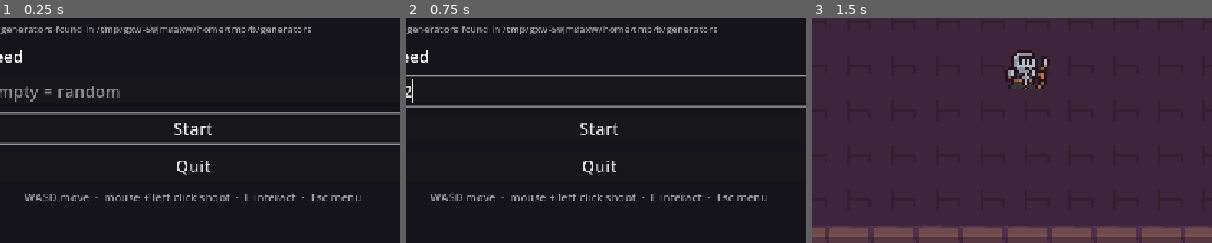
Above: before the commit, frames 1-3 (left to right).
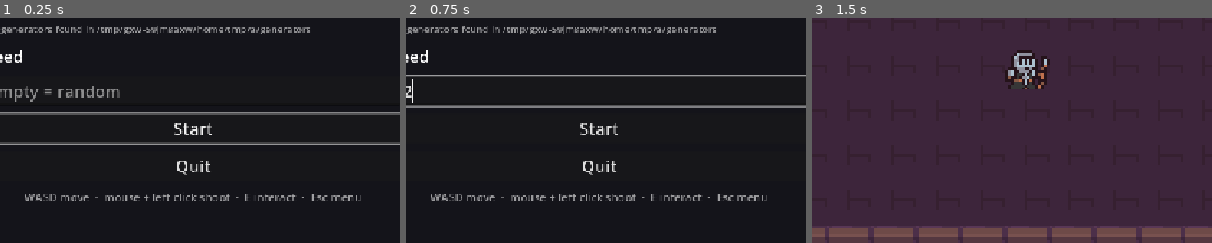
Above: after the commit, the same moments.

Repository: verdoxOP/procgen-dungeon
Game: Godot game, scene res://Scenes/menu.tscn
The game is run twice, just before and just after one commit, with the same random seed, the same clock (stepped at 60 frames per second) and the same inputs.
Inputs (mouse positions are % of the whole screen's width and height, from its top left):
- Up to frame 1 (0.25 s): no input
- Up to frame 2 (0.75 s): click (50, 60) at 0.52 s; type "12" at 0.6 s
- Up to frame 3 (1.5 s): click "Start" at 1.25 s
The pictures show only the part of the screen within x 26-76%, y 43-93%; the shares and areas given below are measured in that part.

The runs differ from the first frame. In frame 1, 0.2% of the frame differs, in the area x 62-78%, y 3-8%; in frame 2, 0.2%; in frame 3, nothing differs.

Commit message:
Add in-editor dungeon preview
Add a Godot editor scene for previewing generated dungeons by generator and seed, with room, door, and spawnable visuals. Enable tool scripts for the shared data and generator classes, and document the preview workflow.

Diff:
--- /dev/null
+++ b/GoDot-Project/dungeon-crawler/Scenes/dungeon_preview.tscn
@@ -0,0 +1,6 @@
+[gd_scene format=3]
+
+[ext_resource type="Script" path="res://Scripts/dungeon_preview.gd" id="1_preview"]
+
+[node name="DungeonPreview" type="Node2D"]
+script = ExtResource("1_preview")
--- a/GoDot-Project/dungeon-crawler/Scripts/Data/corridor.gd
+++ b/GoDot-Project/dungeon-crawler/Scripts/Data/corridor.gd
@@ -1,3 +1,4 @@
+@tool
 class_name Corridor
 extends RefCounted
 
--- a/GoDot-Project/dungeon-crawler/Scripts/Data/door.gd
+++ b/GoDot-Project/dungeon-crawler/Scripts/Data/door.gd
@@ -1,3 +1,4 @@
+@tool
 class_name Door
 extends RefCounted
 
--- a/GoDot-Project/dungeon-crawler/Scripts/Data/dungeon.gd
+++ b/GoDot-Project/dungeon-crawler/Scripts/Data/dungeon.gd
@@ -1,3 +1,4 @@
+@tool
 class_name Dungeon
 extends RefCounted
 
--- a/GoDot-Project/dungeon-crawler/Scripts/Data/room.gd
+++ b/GoDot-Project/dungeon-crawler/Scripts/Data/room.gd
@@ -1,3 +1,4 @@
+@tool
 class_name Room
 extends RefCounted
 
--- a/GoDot-Project/dungeon-crawler/Scripts/Data/spawnable.gd
+++ b/GoDot-Project/dungeon-crawler/Scripts/Data/spawnable.gd
@@ -1,3 +1,4 @@
+@tool
 class_name Spawnable
 extends RefCounted
 
--- /dev/null
+++ b/GoDot-Project/dungeon-crawler/Scripts/dungeon_preview.gd
@@ -0,0 +1,226 @@
+@tool
+class_name DungeonPreview
+extends Node2D
+
+# Shows a whole generated dungeon inside the editor: open Scenes/dungeon_preview.tscn,
+# pick a generator and a seed in the Inspector, and the map is drawn right away.
+# Uses the same generators, JSON loading and door placement as the game.
+
+const TILE_SIZE := 16
+const TILESET := preload("res://Assets/Dungeon_Tileset.png")
+const FLOOR_TILE := Vector2i(2, 2)
+const WALL_TILE := Vector2i(2, 0)
+const PICKUP_TEXTURES := {
+	"health": "res://Assets/flasks/flasks_1_1.png",
+	"buff": "res://Assets/flasks/flasks_2_1.png",
+	"ammo": "res://Assets/arrow/Just_arrow.png",
+	"key": "res://Assets/keys/keys_1_1.png",
+}
+# First frame of each enemy's idle animation (32x32 frames, same sheets as the game).
+const ENEMY_SHEETS := {
+	"skeleton": "res://Assets/Enemy_Animations_Set/enemies-skeleton1_idle.png",
+	"skeleton2": "res://Assets/Enemy_Animations_Set/enemies-skeleton2_idle.png",
+	"vampire": "res://Assets/Enemy_Animations_Set/enemies-vampire_idle.png",
+}
+const ENEMY_FRAME := 32
+# The character sits low-left in its frame; same offset as enemy.gd.
+const ENEMY_OFFSET := Vector2(2, -5)
+
+const START_COLOR := Color(0.3, 0.9, 0.4)
+const END_COLOR := Color(1.0, 0.35, 0.35)
+const BACKBONE_COLOR := Color(1.0, 0.85, 0.2, 0.75)
+const TEXT_COLOR := Color(1, 1, 1)
+const ERROR_COLOR := Color(1.0, 0.4, 0.4)
+
+## Which generator to run. Lists the programs in the game's generators/ folder
+## (build them with build-generators.ps1 / .sh) plus the built-in test file.
+@export var generator := GameSettings.TEST_GENERATOR:
+	set(value):
+		generator = value
+		_regenerate_if_ready()
+
+## The seed passed to the generator. Ignored for the test file.
+@export var seed_value := 42:
+	set(value):
+		seed_value = value
+		_regenerate_if_ready()
+
+@export_tool_button("Generate", "Reload") var generate_button := generate
+@export_tool_button("Random seed", "RandomNumberGenerator") var random_seed_button := pick_random_seed
+
+@export_group("Show")
+## Lines between the two sides of every door: the backbone of the dungeon.
+@export var show_backbone := true:
+	set(value):
+		show_backbone = value
+		queue_redraw()
+@export var show_spawnables := true:
+	set(value):
+		show_spawnables = value
+		queue_redraw()
+@export var show_labels := true:
+	set(value):
+		show_labels = value
+		queue_redraw()
+
+var _dungeon: Dungeon
+var _error := ""
+var _info := ""
+var _textures := {}
+
+
+func _ready() -> void:
+	generate()
+
+
+# Turns the "generator" text field into a dropdown with the generators that exist right now.
+func _validate_property(property: Dictionary) -> void:
+	if property.name == "generator":
+		var names := PackedStringArray([GameSettings.TEST_GENERATOR])
+		names.append_array(GeneratorRunner.available())
+		property.hint = PROPERTY_HINT_ENUM
+		property.hint_string = ",".join(names)
+
+
+func pick_random_seed() -> void:
+	seed_value = GameSettings.random_seed()
+
+
+# Runs the generator and loads its dungeon, the same way the game does.
+func generate() -> void:
+	_dungeon = null
+	_error = ""
+	_info = ""
+
+	var text := ""
+	var process_ms := -1.0
+	if generator == GameSettings.TEST_GENERATOR:
+		text = FileAccess.get_file_as_string(GameSettings.TEST_DUNGEON_PATH)
+	else:
+		var result := GeneratorRunner.run(generator, seed_value)
+		if result.has("error"):
+			_fail(result["error"])
+			return
+		text = result["text"]
+		process_ms = result["process_ms"]
+
+	var data = JSON.parse_string(text)
+	if not data is Dictionary:
+		_fail("%s did not give valid dungeon JSON." % generator)
+		return
+	if data.get("rooms", []).is_empty():
+		_fail("The dungeon has no rooms.")
+		return
+
+	_dungeon = Dungeon.from_dict(data)
+	var spawn_counts := {}
+	for s in _dungeon.spawnables:
+		spawn_counts[s.type] = spawn_counts.get(s.type, 0) + 1
+	_info = "%s  ·  seed %d  ·  %d rooms  ·  %d doors  ·  start %d, end %d  ·  spawnables %s%s" % [
+		generator, _dungeon.dungeon_seed, _dungeon.rooms.size(), _dungeon.doors.size(),
+		_dungeon.start_room_id, _dungeon.end_room_id, _format_counts(spawn_counts),
+		"  ·  process %.0f ms" % process_ms if process_ms >= 0.0 else ""]
+	queue_redraw()
+
+
+func _fail(message: String) -> void:
+	_error = message
+	push_warning("Dungeon preview: " + message)
+	queue_redraw()
+
+
+func _regenerate_if_ready() -> void:
+	# Setters also run while the scene is loading; only generate once it's in the tree.
+	if is_node_ready():
+		generate()
+
+
+func _draw() -> void:
+	var font := ThemeDB.fallback_font
+	if _error != "":
+		draw_multiline_string(font, Vector2(0, -26), _error, HORIZONTAL_ALIGNMENT_LEFT, 900, 14, -1, ERROR_COLOR)
+		return
+	if _dungeon == null:
+		return
+
+	# Above the room labels, which sit up to 4 px above the map.
+	draw_string(font, Vector2(0, -26), _info, HORIZONTAL_ALIGNMENT_LEFT, -1, 14, TEXT_COLOR)
+
+	# Rooms: floor with a wall ring around it, like the game builds each room.
+	for room in _dungeon.rooms:
+		var area: Rect2i = room.rect.grow(1)
+		for x in range(area.position.x, area.end.x):
+			for y in range(area.position.y, area.end.y):
+				var tile := Vector2i(x, y)
+				_draw_tile(tile, FLOOR_TILE if room.rect.has_point(tile) else WALL_TILE)
+
+	# Doors: openings in the wall ring, placed by the same code the game uses.
+	for room in _dungeon.rooms:
+		for opening in _dungeon.openings(room.id):
+			_draw_tile(opening.tile, FLOOR_TILE)
+
+	# Start and end room.
+	_outline_room(_dungeon.get_room(_dungeon.start_room_id), START_COLOR, "START")
+	_outline_room(_dungeon.get_room(_dungeon.end_room_id), END_COLOR, "EXIT")
+
+	# Backbone: rooms are separate screens, so a line shows which two doors belong together.
+	if show_backbone:
+		for door in _dungeon.doors:
+			draw_line(_tile_center(door.from_tile), _tile_center(door.to_tile), BACKBONE_COLOR, 2.0)
+
+	if show_spawnables:
+		for s in _dungeon.spawnables:
+			_draw_spawnable(s)
+
+	if show_labels:
+		for room in _dungeon.rooms:
+			var top_left := Vector2(room.rect.position * TILE_SIZE) + Vector2(3, 13)
+			draw_string(font, top_left, str(room.id), HORIZONTAL_ALIGNMENT_LEFT, -1, 12, TEXT_COLOR)
+
+
+func _draw_tile(tile: Vector2i, atlas: Vector2i) -> void:
+	var dest := Rect2(Vector2(tile * TILE_SIZE), Vector2(TILE_SIZE, TILE_SIZE))
+	var source := Rect2(Vector2(atlas * TILE_SIZE), Vector2(TILE_SIZE, TILE_SIZE))
+	draw_texture_rect_region(TILESET, dest, source)
+
+
+func _draw_spawnable(s: Spawnable) -> void:
+	var center := _tile_center(s.position)
+	if s.type == "enemy":
+		var sheet := _texture(ENEMY_SHEETS.get(s.enemy, ENEMY_SHEETS["skeleton"]))
+		var dest := Rect2(center - Vector2(ENEMY_FRAME, ENEMY_FRAME) / 2.0 + ENEMY_OFFSET, Vector2(ENEMY_FRAME, ENEMY_FRAME))
+		# Passive enemies are drawn a bit faded, so they stand out from aggressive ones.
+		var tint := Color(1, 1, 1) if s.behaviour == "aggressive" else Color(0.75, 0.85, 1.0, 0.8)
+		draw_texture_rect_region(sheet, dest, Rect2(0, 0, ENEMY_FRAME, ENEMY_FRAME), tint)
+	elif PICKUP_TEXTURES.has(s.type):
+		var texture := _texture(PICKUP_TEXTURES[s.type])
+		draw_texture_rect(texture, Rect2(center - Vector2(TILE_SIZE, TILE_SIZE) / 2.0, Vector2(TILE_SIZE, TILE_SIZE)), false)
+
+
+func _outline_room(room: Room, color: Color, label: String) -> void:
+	if room == null:
+		return
+	var area: Rect2i = room.rect.grow(1)
+	var rect := Rect2(Vector2(area.position * TILE_SIZE), Vector2(area.size * TILE_SIZE))
+	draw_rect(rect, color, false, 3.0)
+	if show_labels:
+		draw_string(ThemeDB.fallback_font, rect.position + Vector2(0, -4), label, HORIZONTAL_ALIGNMENT_LEFT, -1, 12, color)
+
+
+func _tile_center(tile: Vector2i) -> Vector2:
+	return Vector2(tile * TILE_SIZE) + Vector2(TILE_SIZE, TILE_SIZE) / 2.0
+
+
+func _texture(path: String) -> Texture2D:
+	if not _textures.has(path):
+		_textures[path] = load(path)
+	return _textures[path]
+
+
+func _format_counts(counts: Dictionary) -> String:
+	if counts.is_empty():
+		return "none"
+	var parts := PackedStringArray()
+	for type in counts:
+		parts.append("%d %s" % [counts[type], type])
+	return ", ".join(parts)
--- a/GoDot-Project/dungeon-crawler/Scripts/game_settings.gd
+++ b/GoDot-Project/dungeon-crawler/Scripts/game_settings.gd
@@ -1,3 +1,4 @@
+@tool
 class_name GameSettings
 extends RefCounted
 
--- a/GoDot-Project/dungeon-crawler/Scripts/generator_runner.gd
+++ b/GoDot-Project/dungeon-crawler/Scripts/generator_runner.gd
@@ -1,3 +1,4 @@
+@tool
 class_name GeneratorRunner
 extends RefCounted
 
Not shown, added: GoDot-Project/dungeon-crawler/Scripts/dungeon_preview.gd.uid
Not shown, changed: README.md
